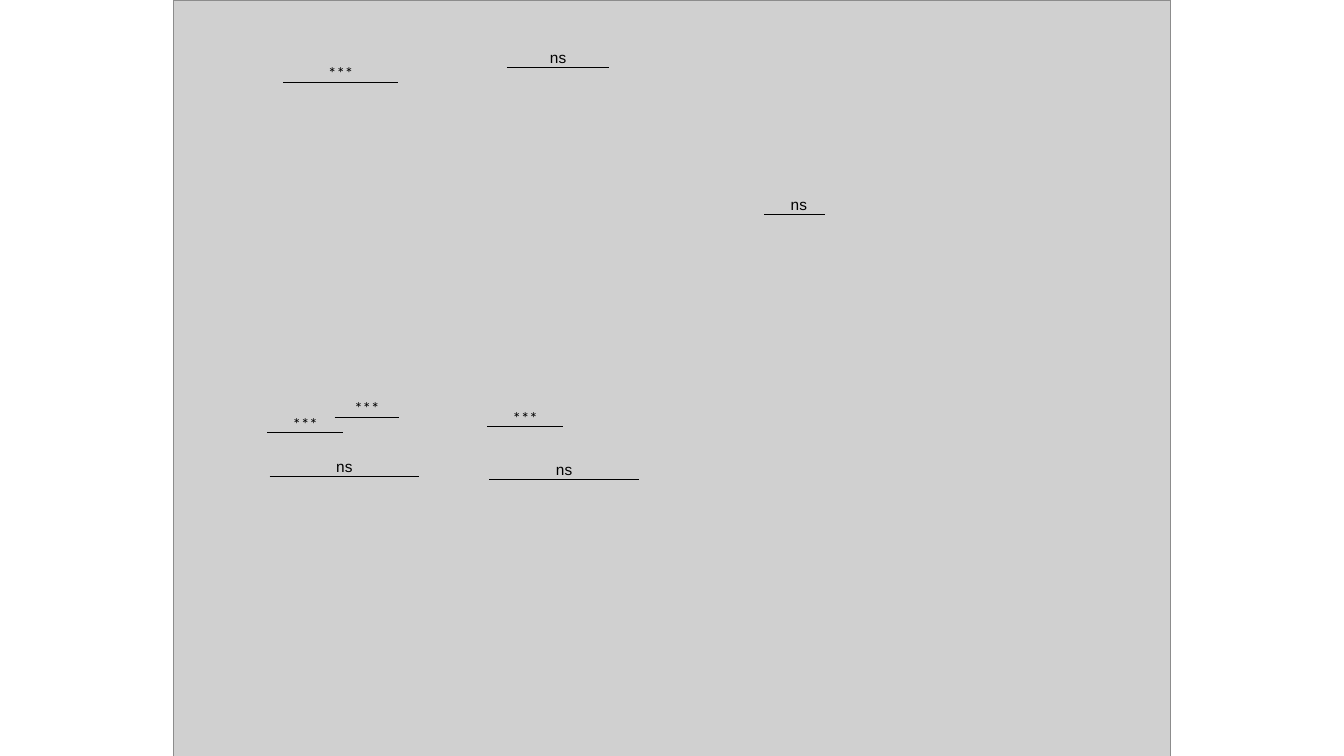
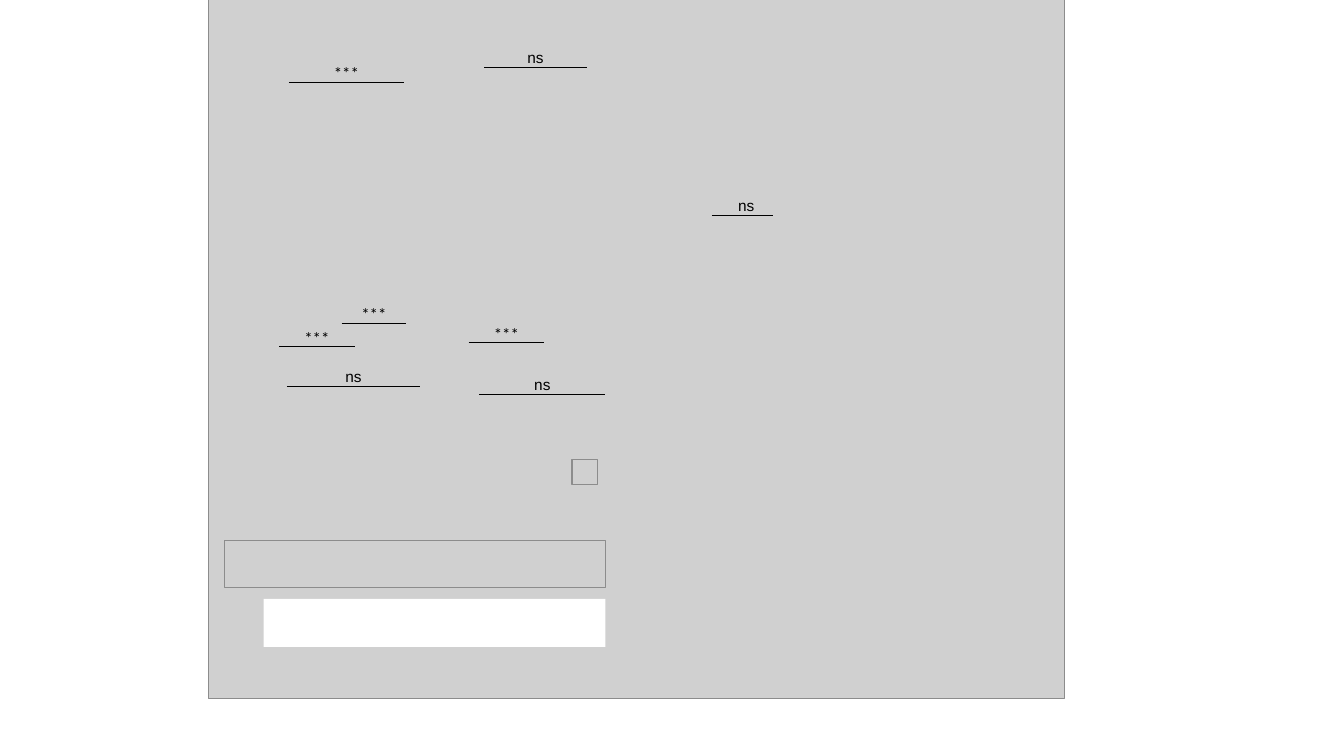
Before and after one commit to bisesi/Host-Ecology-and-Host-Range, a slide deck: slide 1 of figures/final-figs/imgs/figure-4-5-sig.pptx. Drawn at 1344x756 pixels with LibreOffice and Linux fonts; fonts in the diff are those of the drawing; grey boxes stand for pictures. Boxes give left, top, right and bottom in pixels: in the first picture for what was removed or moved away, otherwise in the second. Text is boxed around its words. In the diff, an @@ line names an element or a change of style, - is before the commit and + after.

```diff
--- a/figures/final-figs/imgs/figure-4-5-sig.pptx
+++ b/figures/final-figs/imgs/figure-4-5-sig.pptx
@@ picture: place and size @@
-picture at [173,0,1171,756]
+picture at [208,0,1065,699]
@@ text "***": place and size @@
-text "***" at [298,58,383,89]
+text "***" at [304,57,389,88]
@@ text "ns": place and size @@
-text "ns" at [550,54,566,63]
+text "ns" at [527,54,543,63]
@@ line moved from (283, 83) - (398, 83) to (289, 83) - (404, 83) @@
@@ line moved from (507, 68) - (609, 68) to (484, 68) - (587, 68) @@
@@ text "ns": place and size @@
-text "ns" at [791,201,807,210]
+text "ns" at [738,202,754,211]
@@ line moved from (764, 215) - (826, 215) to (712, 215) - (773, 215) @@
@@ text "***" rewrapped from [343,393,390,423] to [350,299,397,350] @@
@@ text "***": place and size @@
-text "***" at [277,408,334,439]
+text "***" at [289,323,346,353]
@@ line moved from (335, 417) - (399, 417) to (342, 324) - (406, 324) @@
@@ text "***": place and size @@
-text "***" at [497,402,554,433]
+text "***" at [479,319,535,349]
@@ line moved from (267, 433) - (343, 433) to (279, 347) - (355, 347) @@
@@ line moved from (488, 426) - (564, 426) to (469, 343) - (544, 343) @@
@@ line moved from (269, 477) - (419, 477) to (287, 386) - (420, 386) @@
@@ text "ns": place and size @@
-text "ns" at [336,463,352,472]
+text "ns" at [345,373,361,382]
@@ text "ns": place and size @@
-text "ns" at [556,466,572,475]
+text "ns" at [534,381,550,390]
@@ line moved from (489, 480) - (639, 480) to (480, 394) - (606, 394) @@
@@ picture added at [573,459,598,484] @@
@@ picture added at [225,541,606,588] @@
@@ rectangle added at [264,599,606,647], fill #FFFFFF @@
```
Also in this commit, not shown: 1 other slide changed, 38 other files.
